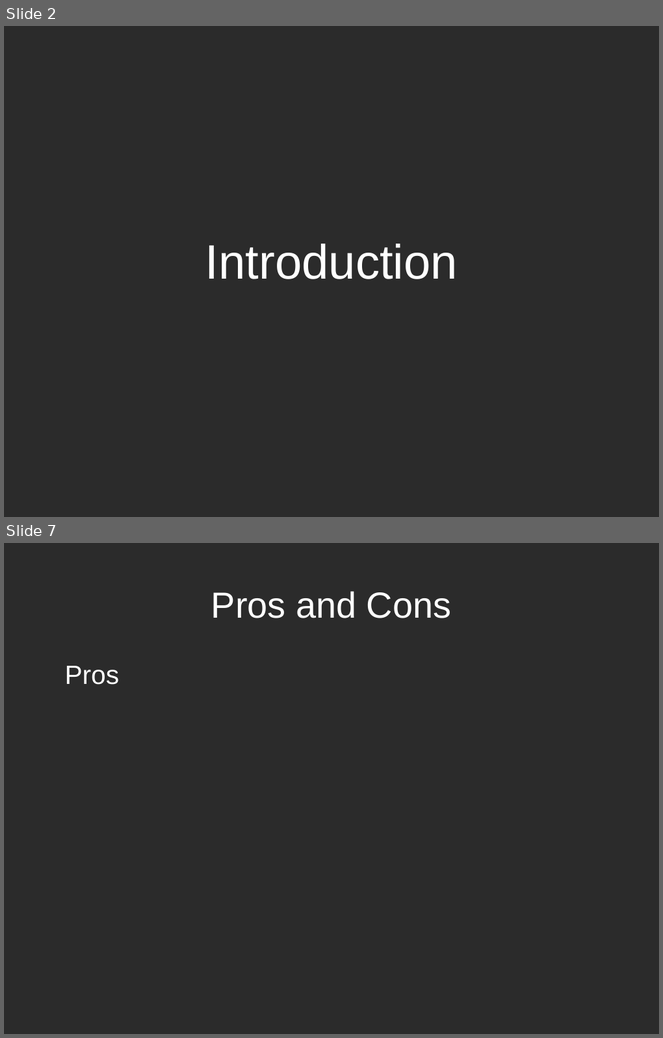
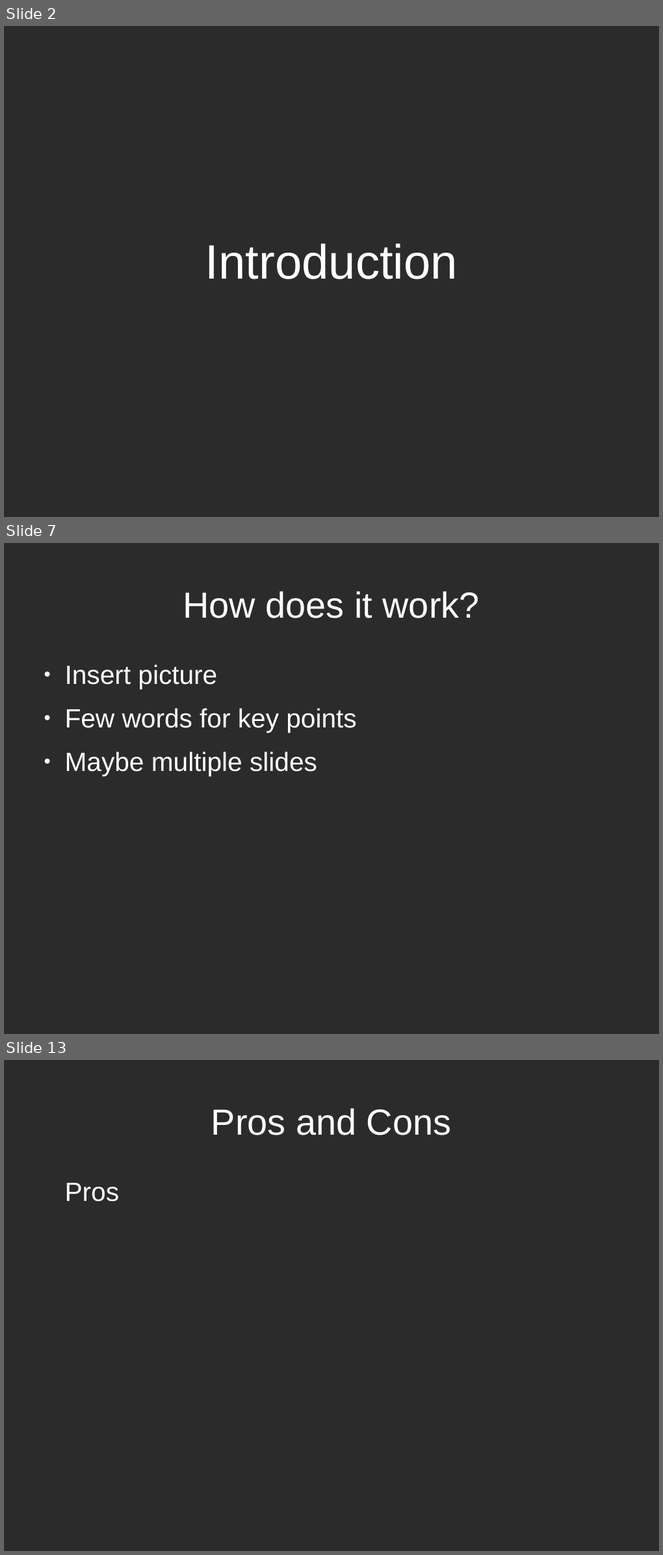
Before and after one commit to BrendanToolan/ResearchMethodsPresentation, a slide deck: research methods presentation.odp. Shown one above the other, each under a label of ours: slides 2 and 7 before the commit, slides 2, 7 and 13 after it; the slides between them are not shown. The pictures are 663x1038 and 663x1555 pixels, drawn with LibreOffice and Linux fonts; fonts in the diff are those of the drawing; background and template pictures are left out; a plain dark background stands for a picture behind light text. Boxes give left, top, right and bottom in pixels: in the first picture for what was removed or moved away, otherwise in the second. Text is boxed around its words. In the diff, an @@ line names an element or a change of style, - is before the commit and + after.

```diff
--- a/research methods presentation.odp
+++ b/research methods presentation.odp
@@ slide 7 added at (4,543,659,1034), background picture (left out) @@
@@ title added at (183,591,480,618), 44 pt, text #FFFFFF @@
+How does it work?
@@ text added at (65,665,356,776), 32 pt, text #FFFFFF @@
+● Insert picture
+● Few words for key points
+● Maybe multiple slides
@@ what was slide 7 is now slide 13 @@
```
Also in this commit, not shown: 5 slides changed, 10 other slides added, 1 other file.
